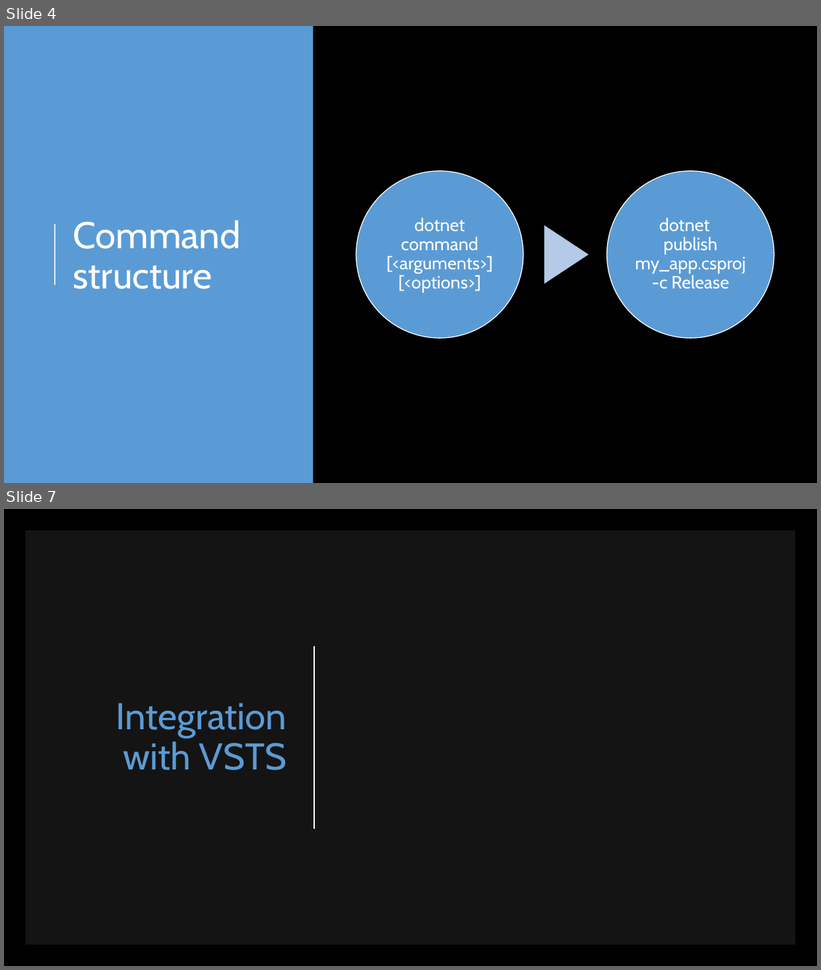
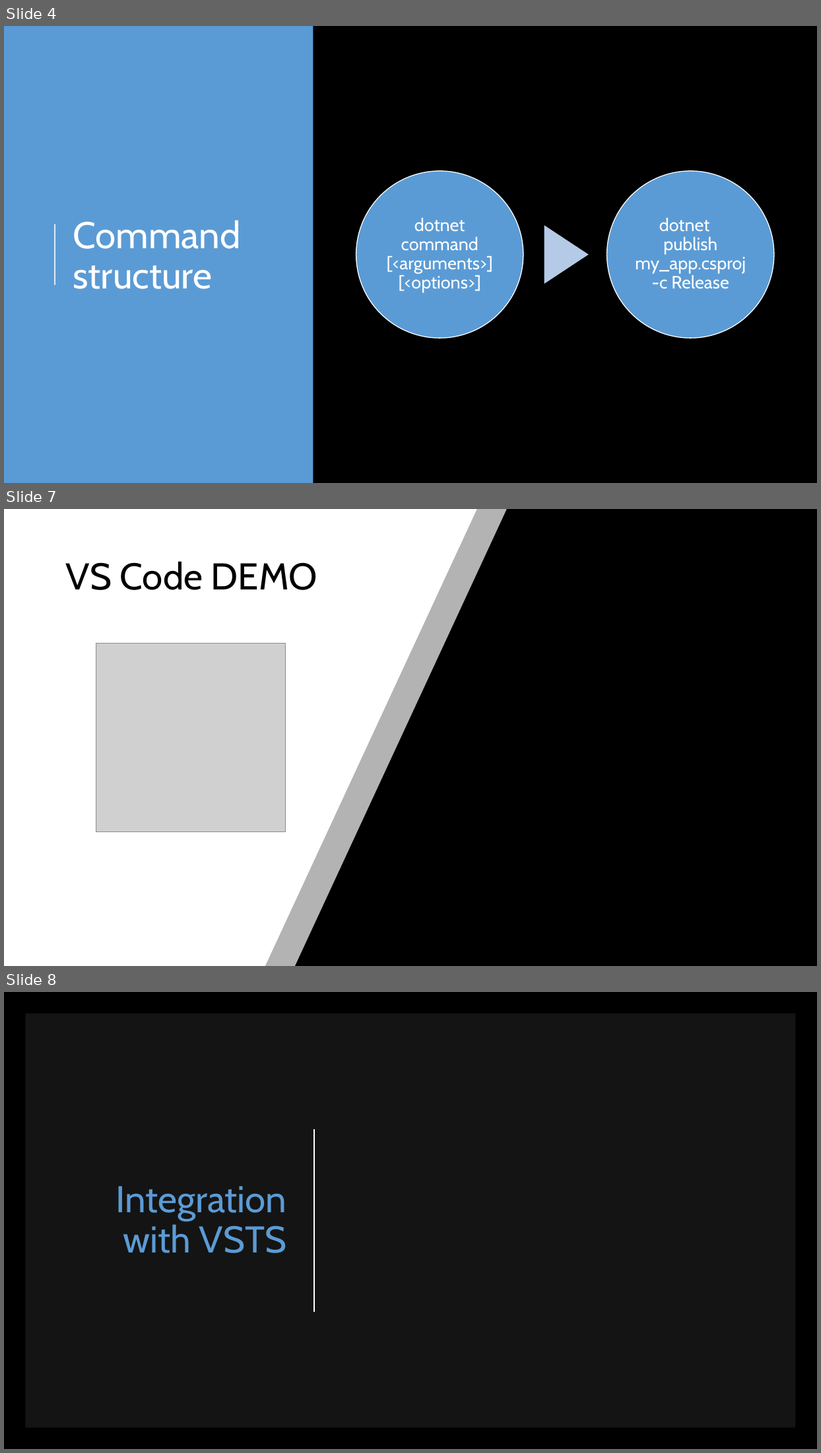
Before and after one commit to scottaddie/slide-decks, a slide deck: Tour de .NET Core CLI.pptx. Shown one above the other, each under a label of ours: slides 4 and 7 before the commit, slides 4, 7 and 8 after it; the slides between them are not shown. The pictures are 821x970 and 821x1453 pixels, drawn with LibreOffice and Linux fonts; fonts in the diff are those of the drawing; grey boxes stand for pictures. Boxes give left, top, right and bottom in pixels: in the first picture for what was removed or moved away, otherwise in the second. Text is boxed around its words. In the diff, an @@ line names an element or a change of style, - is before the commit and + after.

```diff
--- a/Tour de .NET Core CLI.pptx
+++ b/Tour de .NET Core CLI.pptx
@@ slide 7 added at [4, 509, 817, 966], background #000000 @@
@@ freeform shape added at [4, 509, 507, 966], fill #FFFFFF at 70% opacity @@
@@ freeform shape added at [4, 509, 477, 966], fill #FFFFFF @@
@@ title added at [66, 561, 318, 590], 44 pt, text #000000 @@
+VS Code DEMO
@@ picture added at [96, 644, 285, 832] @@
@@ what was slide 7 is now slide 8 @@
```
Also in this commit, not shown: 2 slides changed, 1 other slide added.
